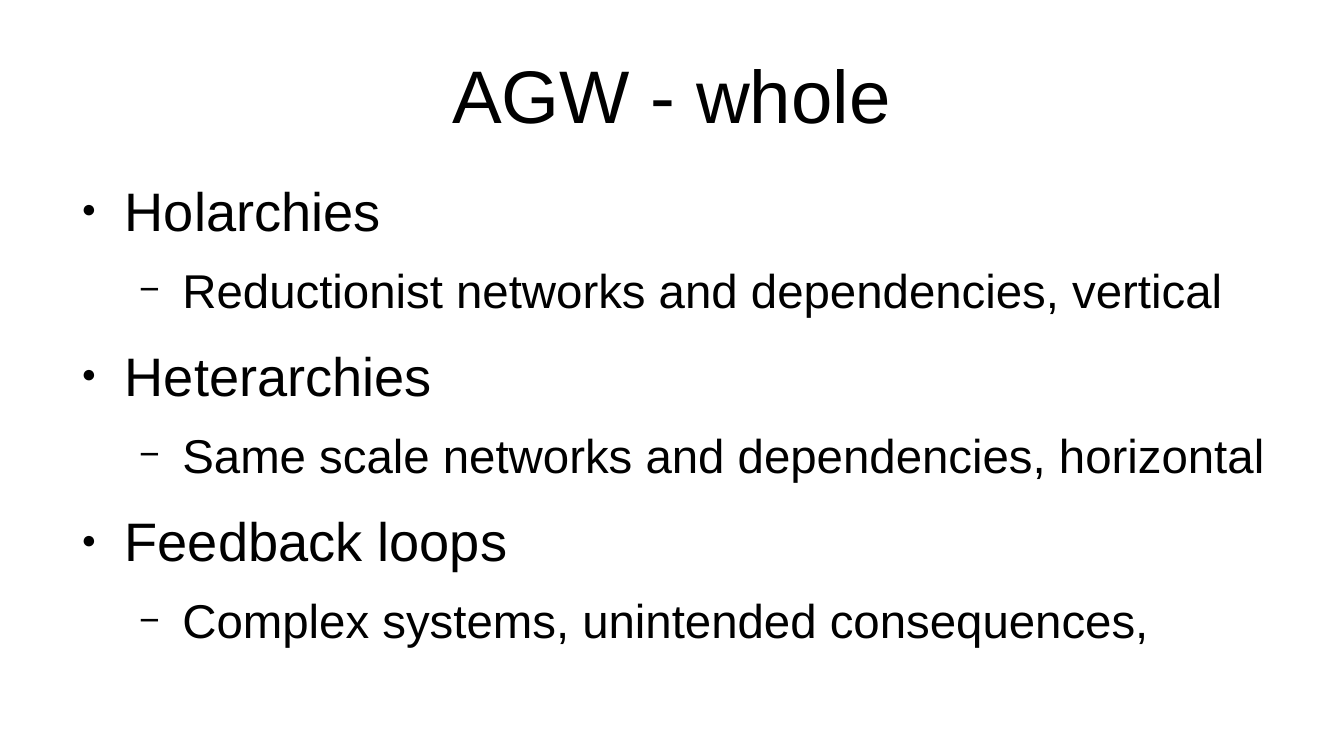
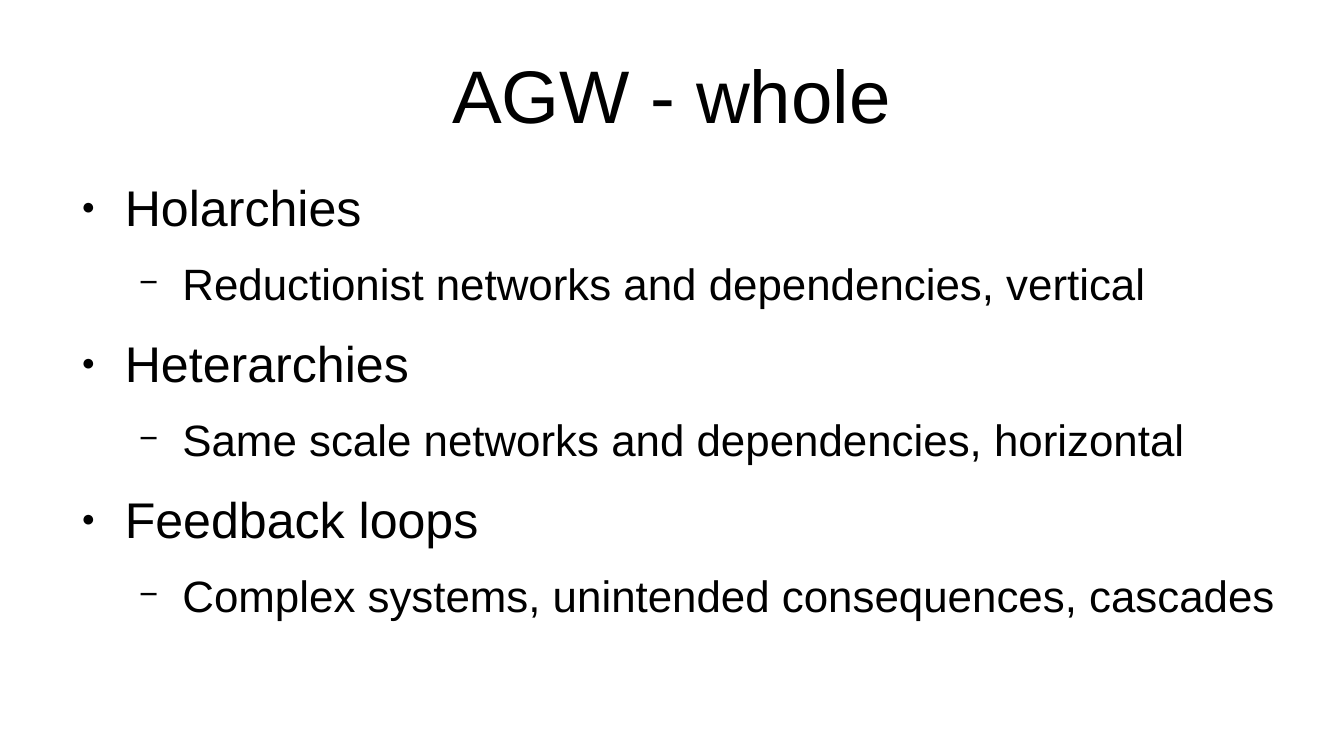
Before and after one commit to YorkEarwaker/Climate-Model, a slide deck: slide 4 of ppm/anthropogenic-global-warming-context.odp. Drawn at 1344x756 pixels with LibreOffice and Linux fonts; fonts in the diff are those of the drawing. Boxes give left, top, right and bottom in pixels: in the first picture for what was removed or moved away, otherwise in the second. Text is boxed around its words. In the diff, an @@ line names an element or a change of style, - is before the commit and + after.

Commit message:
update

```diff
--- a/ppm/anthropogenic-global-warming-context.odp
+++ b/ppm/anthropogenic-global-warming-context.odp
@@ text at box(125, 189, 1184, 549): size 32 to 29.6 pt in "Holarchies", "Heterarchies", "Feedback loops"; size 28 to 25.9 pt in "Reductionist networks and dependencies, vertical", "Same scale networks and dependencies, horizontal" @@
@@ text at box(182, 580, 1274, 620): text changed; size 28 to 25.9 pt @@
-  − Complex systems, unintended consequences,
+  − Complex systems, unintended consequences, cascades
```
